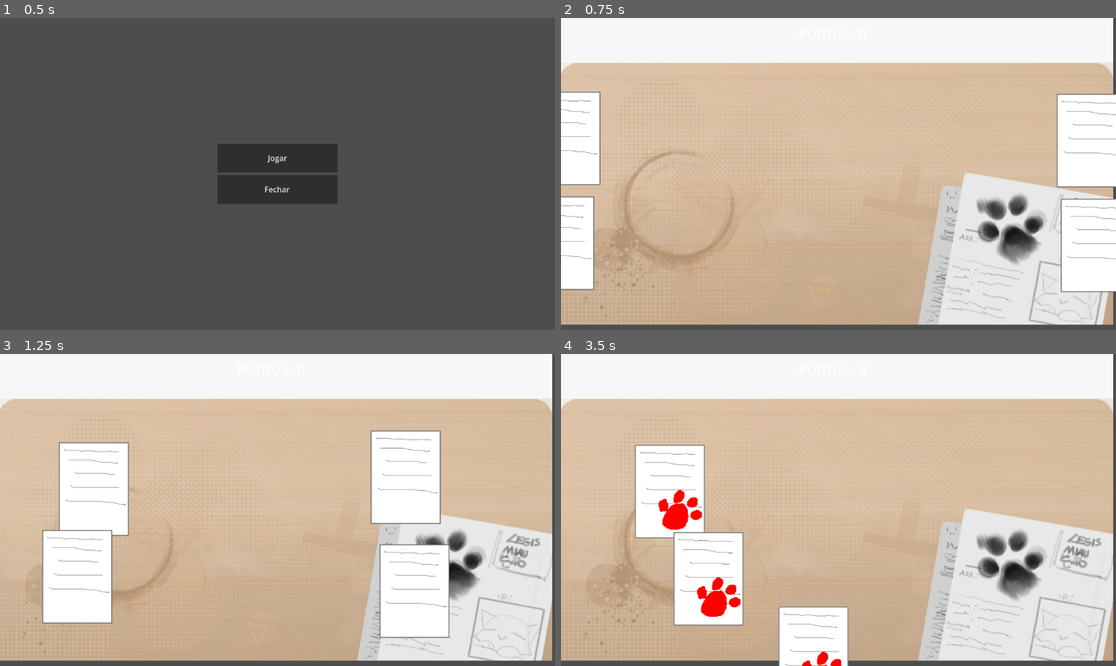
Above: before the commit, frames 1-4 (two rows, left to right).
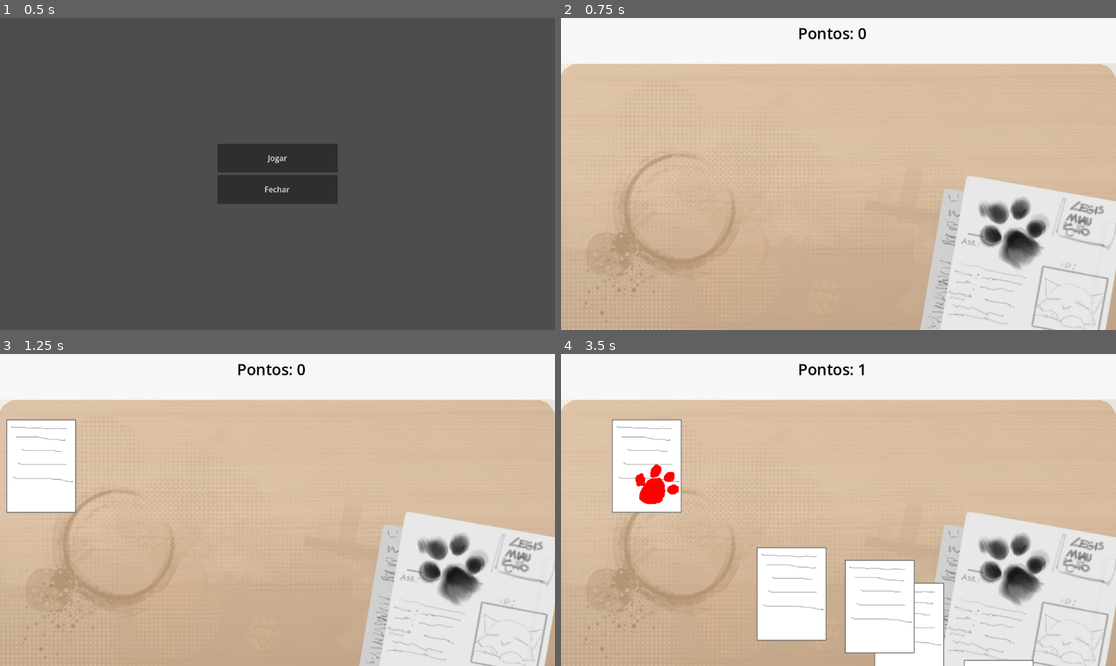
Above: after the commit, the same moments.

Repository: SrDoppelganger/felpoJam
Game: Godot game, scene res://scenes/MainMenu.tscn
The game is run twice, just before and just after one commit, with the same random seed, the same clock (stepped at 60 frames per second) and the same inputs.
Inputs (mouse positions are in pixels of both pictures, inside the frame that each line leads up to):
- Up to frame 1 (0.5 s): no input
- Up to frame 2 (0.75 s): click "Jogar" at 0.5 s
- Up to frame 3 (1.25 s): no input
- Up to frame 4 (3.5 s): move the mouse to (655, 488) at 1.27 s; click (655, 488) at 1.35 s; move the mouse to (705, 575) at 2.02 s; click (705, 575) at 2.1 s; move the mouse to (821, 634) at 2.77 s; click (821, 634) at 2.85 s

Frame 1 is identical in both runs. In frame 2, 15% of the frame differs, in the area x 0-100%, y 0-100%; in frame 3, 21%; in frame 4, 25%.

Commit message:
finished minigame gameplay loop

Diff:
--- a/Scripts/arquivo_script/arquivo.gd
+++ b/Scripts/arquivo_script/arquivo.gd
@@ -16,7 +16,7 @@
 
 func _ready() -> void:
 	target_x = randi_range(200, 1000);
-	target_y = randi_range(150, 625);
+	target_y = randi_range(150, 500);
 	spawn_position = position;
 
 	target_position = Vector2(target_x, target_y);
--- a/Scripts/main_script.gd
+++ b/Scripts/main_script.gd
@@ -1,7 +1,10 @@
 extends Node2D
 
 @onready var score: Label = $HUD/Score
+@onready var targetNode = get_tree().get_first_node_in_group("alvos");
 
+var stamped: int = 0;
+@onready var spawn_rate: Timer = $SpawnRate
 
 # Called when the node enters the scene tree for the first time.
 func _ready() -> void:
@@ -10,9 +13,24 @@
 # Called every frame. 'delta' is the elapsed time since the previous frame.
 func _process(delta: float) -> void:
 	score.text = "Pontos: " + str(GlobalScript.score);
+	stamped = GlobalScript.score;
 	var mouseLocation = get_global_mouse_position();
 	if Input.is_action_just_pressed("click"):
-		print(mouseLocation);
+		#print(mouseLocation);
+		pass
 
 func spawn_arquivos():
-	pass
+	var spawn_pos = %PathFollow2D.global_position;
+	var novo_arq = preload("res://scenes/arquivo.tscn").instantiate();
+	#randomiza ponto de spawn
+	%PathFollow2D.progress_ratio = randf();
+	novo_arq.global_position = spawn_pos;
+	#adiciona arquivo na tela
+	targetNode.call_deferred("add_child",novo_arq)
+
+#spawn rate dos arquivos
+func _on_spawn_rate_timeout() -> void:
+	if stamped < 10:
+		spawn_arquivos();
+	else:
+		spawn_rate.stop();
--- a/project.godot
+++ b/project.godot
@@ -19,6 +19,10 @@
 
 GlobalScript="*uid://bwbn45ld7r5hk"
 
+[global_group]
+
+target_arquivo="alvos do minigame de railshooter"
+
 [input]
 
 click={
--- a/scenes/arquivo.tscn
+++ b/scenes/arquivo.tscn
@@ -35,7 +35,7 @@
 [sub_resource type="RectangleShape2D" id="RectangleShape2D_1tye2"]
 size = Vector2(172, 207)
 
-[node name="Arquivo" type="Node2D" unique_id=461140739]
+[node name="Arquivo" type="Node2D" unique_id=461140739 groups=["target_arquivo"]]
 script = ExtResource("1_1tye2")
 
 [node name="Area2D" type="Area2D" parent="." unique_id=911804239]
@@ -53,7 +53,6 @@
 stream = ExtResource("3_mlcnj")
 
 [node name="Timer" type="Timer" parent="." unique_id=2012205883]
-wait_time = 1.5
 one_shot = true
 autostart = true
 
--- a/scenes/main.tscn
+++ b/scenes/main.tscn
@@ -1,12 +1,11 @@
 [gd_scene format=3 uid="uid://drlq86n82qobf"]
 
 [ext_resource type="Script" uid="uid://dbsp6g3y8xy15" path="res://Scripts/main_script.gd" id="1_sugp2"]
-[ext_resource type="PackedScene" uid="uid://n48nsxsa7eks" path="res://scenes/arquivo.tscn" id="2_0wfyh"]
 [ext_resource type="Texture2D" uid="uid://cwsf6ho3drdxu" path="res://assets/graficos/mesa.jpg" id="2_sugp2"]
 
 [sub_resource type="Curve2D" id="Curve2D_sugp2"]
 _data = {
-"points": PackedVector2Array(0, 0, 0, 0, -49, 161, 0, 0, 0, 0, -49, 674, 0, 0, 0, 0, 1172, 677, 0, 0, 0, 0, 1172, 166)
+"points": PackedVector2Array(0, 0, 0, 0, -47, 236, 0, 0, 0, 0, -49, 674, 0, 0, 0, 0, 1172, 677, 0, 0, 0, 0, 1170, 234)
 }
 point_count = 4
 
@@ -14,20 +13,9 @@
 script = ExtResource("1_sugp2")
 
 [node name="background" type="Sprite2D" parent="." unique_id=1865942434]
-position = Vector2(570, 313.5)
+position = Vector2(573, 319.75)
+scale = Vector2(1.0052084, 1.0192901)
 texture = ExtResource("2_sugp2")
-
-[node name="Arquivo" parent="." unique_id=461140739 instance=ExtResource("2_0wfyh")]
-position = Vector2(-73, 239)
-
-[node name="Arquivo2" parent="." unique_id=773203964 instance=ExtResource("2_0wfyh")]
-position = Vector2(-76, 473)
-
-[node name="Arquivo3" parent="." unique_id=212833661 instance=ExtResource("2_0wfyh")]
-position = Vector2(1229, 466)
-
-[node name="Arquivo4" parent="." unique_id=1974708007 instance=ExtResource("2_0wfyh")]
-position = Vector2(1225, 257)
 
 [node name="HUD" type="CanvasLayer" parent="." unique_id=481338847]
 
@@ -36,12 +24,22 @@
 offset_top = 4.0
 offset_right = 647.0
 offset_bottom = 59.0
+theme_override_colors/font_color = Color(0, 0, 0, 1)
 theme_override_font_sizes/font_size = 32
 text = "PONTOS: 0"
 horizontal_alignment = 1
 vertical_alignment = 1
 
 [node name="SpawnRate" type="Timer" parent="." unique_id=186831771]
+wait_time = 0.5
+autostart = true
 
-[node name="Path2D" type="Path2D" parent="." unique_id=222826848]
+[node name="Path2D" type="Path2D" parent="." unique_id=222826848 groups=["alvos"]]
 curve = SubResource("Curve2D_sugp2")
+
+[node name="PathFollow2D" type="PathFollow2D" parent="Path2D" unique_id=1713107892]
+unique_name_in_owner = true
+position = Vector2(-47, 236)
+rotation = 1.5753626
+
+[connection signal="timeout" from="SpawnRate" to="." method="_on_spawn_rate_timeout"]
